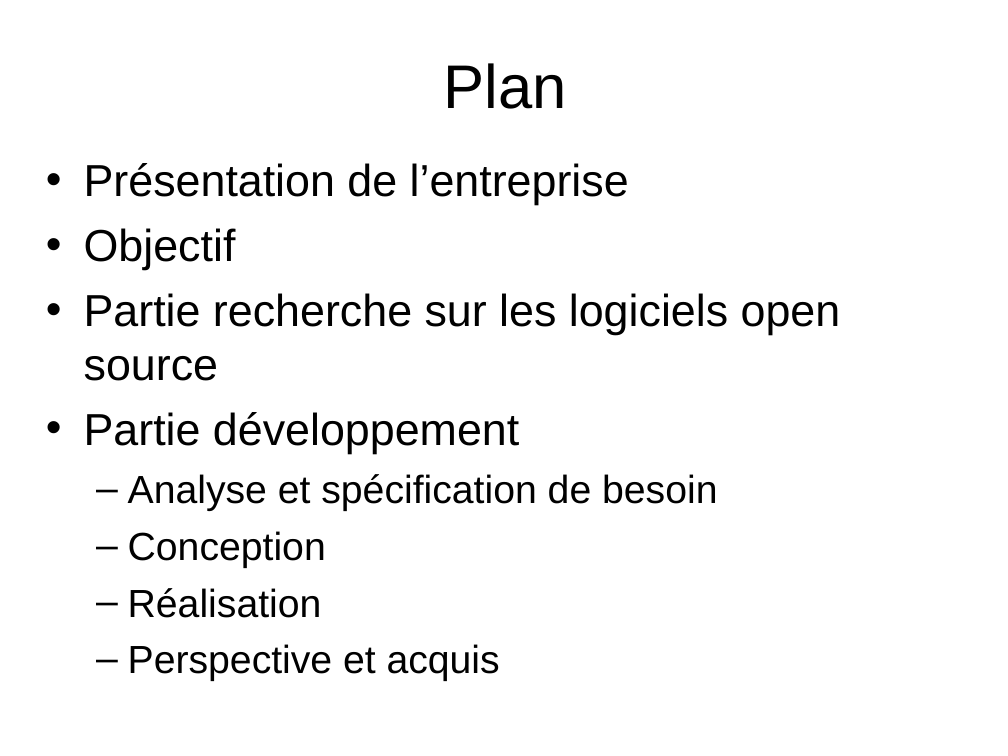
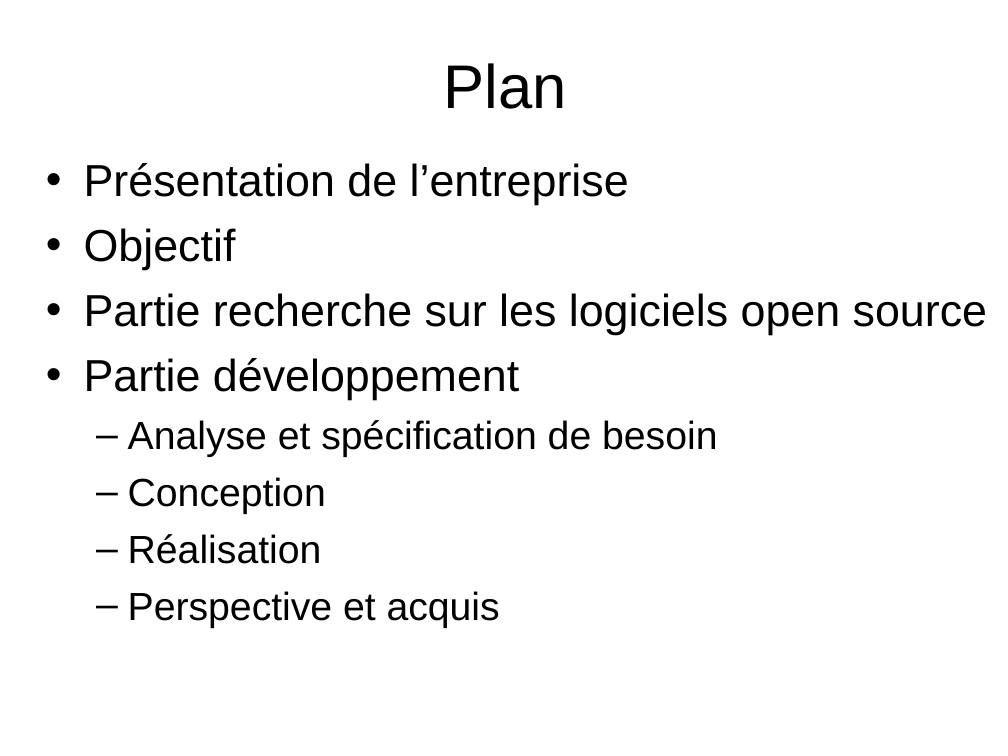
Before and after one commit to HabibAroua/Criminel_dep, a slide deck: slide 4 of documentation/presentation/P1/2734.ppt. Drawn at 1008x756 pixels with LibreOffice and Linux fonts; fonts in the diff are those of the drawing; background and template pictures are left out. Boxes give left, top, right and bottom in pixels: in the first picture for what was removed or moved away, otherwise in the second. Text is boxed around its words. In the diff, an @@ line names an element or a change of style, - is before the commit and + after.

```diff
--- a/documentation/presentation/P1/2734.ppt
+++ b/documentation/presentation/P1/2734.ppt
@@ text "Présentation de l’entreprise" rewrapped from box(84, 163, 841, 681) to box(84, 163, 987, 628) @@
```
Also in this commit, not shown: 2 slides added, 2 slides removed.
